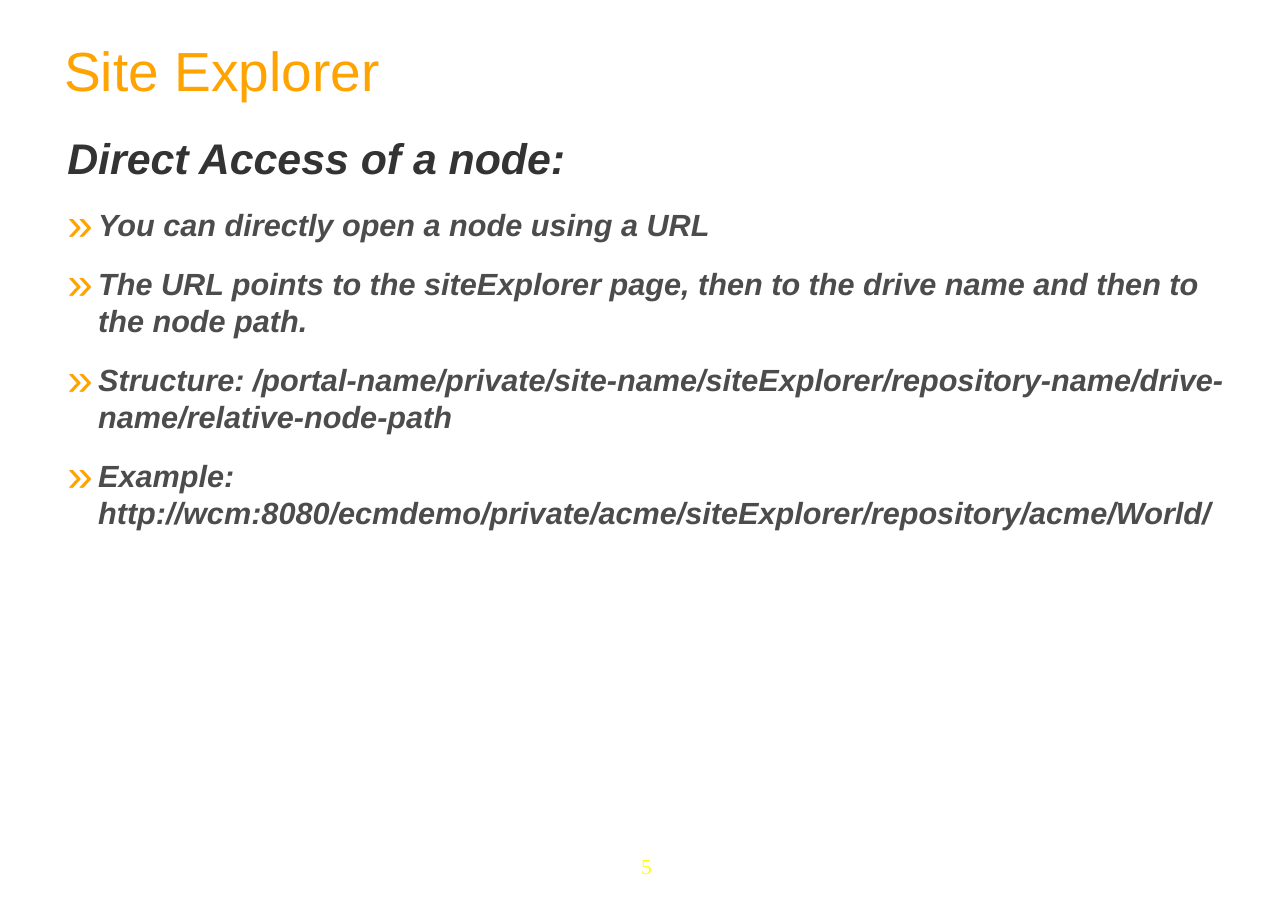
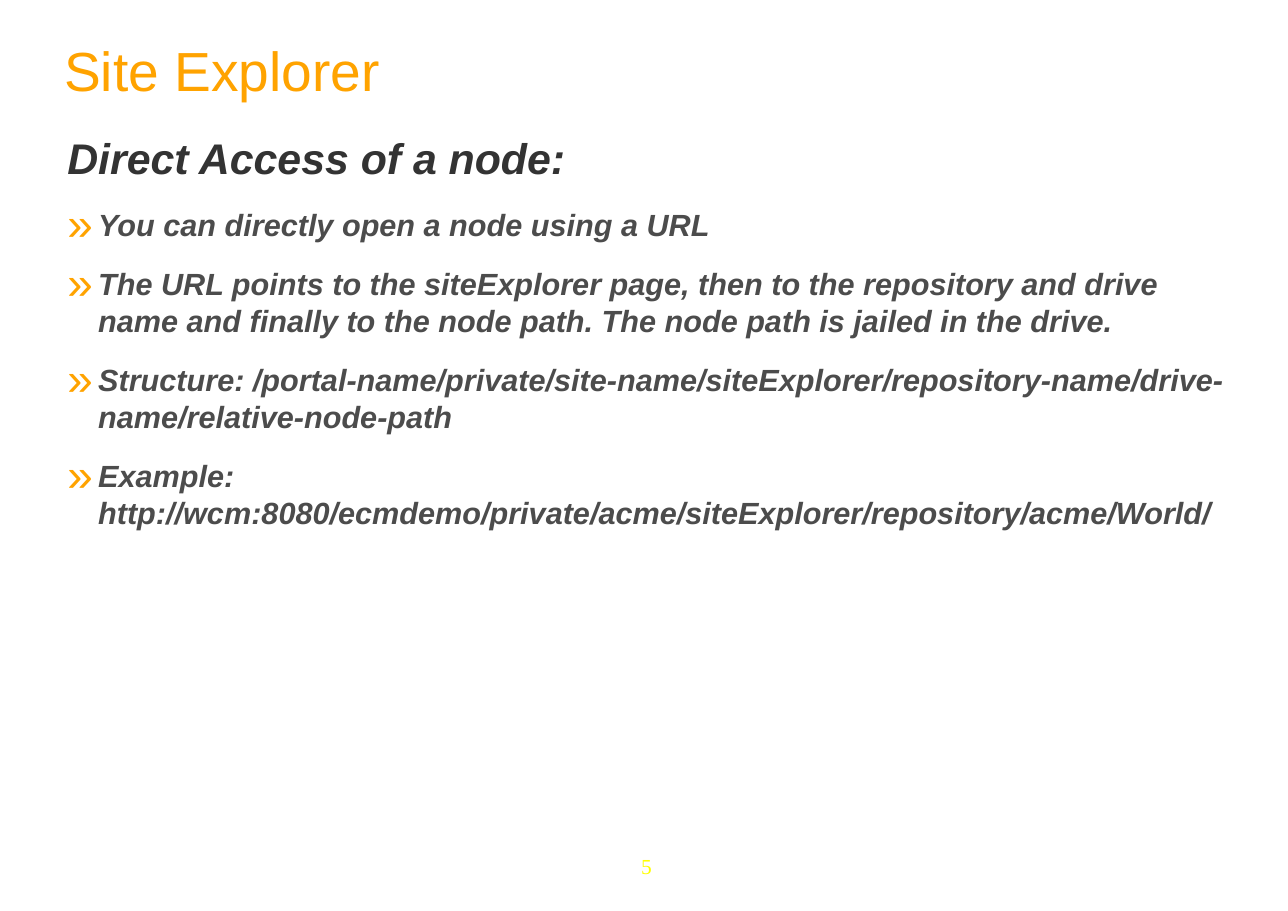
Before and after one commit to anhvurz90/training, a slide deck: slide 5 of slides/exo-fundamentals/en/070-WCM-Lab-XFund-en.ppt. Drawn at 1288x911 pixels with LibreOffice and Linux fonts; fonts in the diff are those of the drawing; background and template pictures are left out. Boxes give left, top, right and bottom in pixels: in the first picture for what was removed or moved away, otherwise in the second. Text is boxed around its words. In the diff, an @@ line names an element or a change of style, - is before the commit and + after.

```diff
--- a/slides/exo-fundamentals/en/070-WCM-Lab-XFund-en.ppt
+++ b/slides/exo-fundamentals/en/070-WCM-Lab-XFund-en.ppt
@@ text at box(98, 273, 1157, 338): text changed @@
-» The URL points to the siteExplorer page, then to the drive name and then to the node path.
+» The URL points to the siteExplorer page, then to the repository and drive name and finally to the node path. The node path is jailed in the drive.
```
Also in this commit, not shown: 8 other slides changed, 4 slides added, 1 slide removed, 1 other file.
